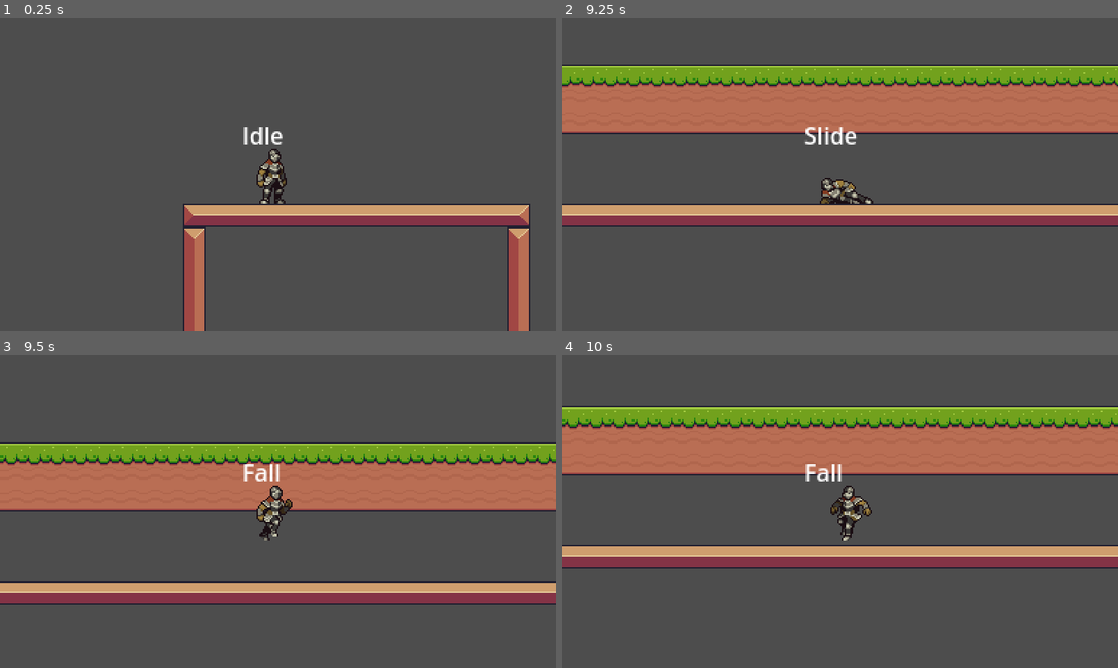
Above: before the commit, frames 1-4 (two rows, left to right).
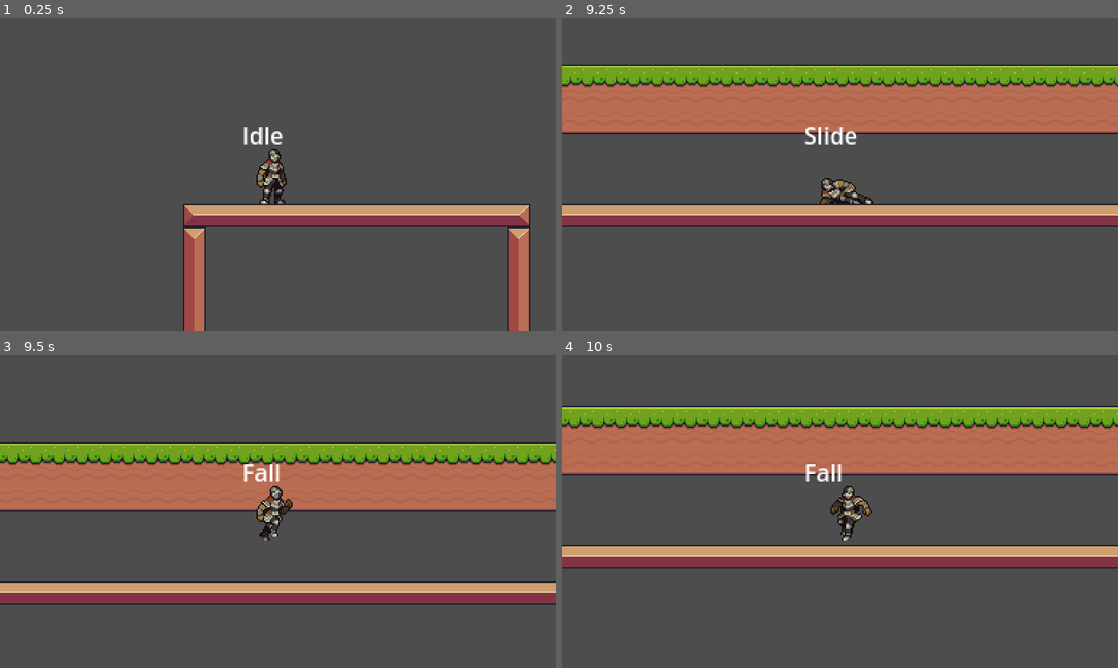
Above: after the commit, the same moments.

Repository: sschellhoff/godot_platformer
Game: Godot game, scene res://Game.tscn
Two runs of this game, one before a commit and one after it. Both use one fixed random seed, a clock stepped at 60 frames per second and the inputs below.
Inputs:
- Up to frame 1 (0.25 s): no input
- Up to frame 2 (9.25 s): tap Enter (dash) at 0.5, 2.1, 4.35, 6.6, 7.25, 8.85 s; hold T (right) 0.53-2.03 s; tap Space (jump) at 0.6, 0.77, 1.07, 1.52, 1.55, 1.82, 2.3, 2.85, 3.02, 3.32, 3.77, 3.8, 4.07, 4.52, 4.55, 4.82, 5.1, 5.75, 6.02, 6.05, 6.32, 6.77, 6.8, 7.07, 7.35, 7.52, 7.82, 8.3, 9.02, 9.05 s; tap Ctrl (attack) every 2.25 s from 1.35 to 8.1 s; hold R (left) 2.03-2.78 s; hold T (right) 2.78-4.28 s; hold R (left) 4.28-5.03 s; hold T (right) 5.03-5.78 s; hold R (left) 5.78-7.28 s; hold T (right) from 7.28 s (still down)
- Up to frame 3 (9.5 s): keep holding T (right); tap Space (jump) at 9.32 s
- Up to frame 4 (10 s): release T (right) at 9.53 s; hold R (left) from 9.53 s (still down); tap Space (jump) at 9.6, 9.77 s

Frames 1-2 are identical in both runs. In frame 3, 1.4% of the frame differs, in the area x 0-100%, y 29-36%; in frame 4, 1.4%, in the area x 0-100%, y 17-24%.

Commit message:
added crouch state after slide to not get stuck

Diff:
--- a/PlayerAnimation.gd
+++ b/PlayerAnimation.gd
@@ -22,7 +22,7 @@
 		$AnimationPlayer.play(current_animation)
 
 	if last_animation != current_animation:
-		emit_signal("height_change", current_animation == "slide")
+		emit_signal("height_change", current_animation == "slide" || current_animation == "crouch")
 		emit_signal("attack_state_change", current_animation == "attack")
 
 
@@ -40,6 +40,8 @@
 			current_animation = "run"
 		"Slide":
 			current_animation = "slide"
+		"Crouch":
+			current_animation = "crouch"
 		"Wall":
 			current_animation = "wall_slide"
 		"Attack":
--- a/PlayerAnimation.tscn
+++ b/PlayerAnimation.tscn
@@ -9,6 +9,7 @@
 [ext_resource type="Texture2D" uid="uid://cd0y6pve8k3al" path="res://assets/FreeKnight_v1/Colour1/Outline/120x80_PNGSheets/_WallSlide.png" id="7_mntpo"]
 [ext_resource type="Texture2D" uid="uid://ddjmx0ntomj2x" path="res://assets/FreeKnight_v1/Colour1/Outline/120x80_PNGSheets/_AttackNoMovement.png" id="8_i5bhm"]
 [ext_resource type="Texture2D" uid="uid://5el5ilexhewx" path="res://assets/FreeKnight_v1/Colour1/Outline/120x80_PNGSheets/_Slide.png" id="9_aigvo"]
+[ext_resource type="Texture2D" uid="uid://deya61k6fjy7g" path="res://assets/FreeKnight_v1/Colour1/Outline/120x80_PNGSheets/_Crouch.png" id="10_xlum2"]
 
 [sub_resource type="Animation" id="Animation_8l5cw"]
 length = 0.001
@@ -492,10 +493,63 @@
 "values": [1]
 }
 
+[sub_resource type="Animation" id="Animation_1qjve"]
+resource_name = "crouch"
+length = 0.3
+tracks/0/type = "value"
+tracks/0/imported = false
+tracks/0/enabled = true
+tracks/0/path = NodePath("Sprite2D:frame")
+tracks/0/interp = 1
+tracks/0/loop_wrap = true
+tracks/0/keys = {
+"times": PackedFloat32Array(0),
+"transitions": PackedFloat32Array(1),
+"update": 1,
+"values": [0]
+}
+tracks/1/type = "value"
+tracks/1/imported = false
+tracks/1/enabled = true
+tracks/1/path = NodePath("Sprite2D:texture")
+tracks/1/interp = 1
+tracks/1/loop_wrap = true
+tracks/1/keys = {
+"times": PackedFloat32Array(0),
+"transitions": PackedFloat32Array(1),
+"update": 1,
+"values": [ExtResource("10_xlum2")]
+}
+tracks/2/type = "value"
+tracks/2/imported = false
+tracks/2/enabled = true
+tracks/2/path = NodePath("Sprite2D:hframes")
+tracks/2/interp = 1
+tracks/2/loop_wrap = true
+tracks/2/keys = {
+"times": PackedFloat32Array(0),
+"transitions": PackedFloat32Array(1),
+"update": 1,
+"values": [1]
+}
+tracks/3/type = "value"
+tracks/3/imported = false
+tracks/3/enabled = true
+tracks/3/path = NodePath("Sprite2D:vframes")
+tracks/3/interp = 1
+tracks/3/loop_wrap = true
+tracks/3/keys = {
+"times": PackedFloat32Array(0),
+"transitions": PackedFloat32Array(1),
+"update": 1,
+"values": [1]
+}
+
 [sub_resource type="AnimationLibrary" id="AnimationLibrary_64g08"]
 _data = {
 "RESET": SubResource("Animation_8l5cw"),
 "attack": SubResource("Animation_xwpmi"),
+"crouch": SubResource("Animation_1qjve"),
 "dash": SubResource("Animation_7rrck"),
 "fall": SubResource("Animation_uegb7"),
 "idle": SubResource("Animation_4lyph"),
--- /dev/null
+++ b/player/Crouch.gd
@@ -0,0 +1,18 @@
+extends PlayerState
+
+
+func enter(data:= {}) -> void:
+	entity.velocity = Vector2.ZERO
+
+
+func physic(delta: float) -> void:
+	if not entity.is_on_floor():
+		request_fall()
+		return
+
+	if want_jump():
+		request_jump()
+	elif can_stand():
+		request_idle()
+	elif want_move_horizontal():
+		request_slide(get_horizontal_input_direction())
--- a/player/Player.tscn
+++ b/player/Player.tscn
@@ -9,6 +9,7 @@
 [ext_resource type="Script" path="res://player/StateName.gd" id="7_1iq7l"]
 [ext_resource type="Script" path="res://player/statemachine/Slide.gd" id="8_8np4d"]
 [ext_resource type="Script" path="res://player/statemachine/Attack.gd" id="8_d2061"]
+[ext_resource type="Script" path="res://player/Crouch.gd" id="9_5vpfc"]
 [ext_resource type="PackedScene" uid="uid://byvoeqv3gdr4y" path="res://PlayerAnimation.tscn" id="9_mi5fs"]
 
 [sub_resource type="RectangleShape2D" id="RectangleShape2D_v6s73"]
@@ -23,16 +24,6 @@
 collision_layer = 2
 
 [node name="Camera2D" type="Camera2D" parent="."]
-
-[node name="WallDetectorTop" type="RayCast2D" parent="."]
-position = Vector2(2.08165e-12, -2)
-rotation = -1.5708
-target_position = Vector2(2.08165e-12, 12)
-
-[node name="WallDetectorBottom" type="RayCast2D" parent="."]
-position = Vector2(2.08165e-12, 8)
-rotation = -1.5708
-target_position = Vector2(2.08165e-12, 12)
 
 [node name="Statemachine" type="Node" parent="."]
 script = ExtResource("2_b1cmp")
@@ -58,6 +49,9 @@
 
 [node name="Attack" type="Node" parent="Statemachine"]
 script = ExtResource("8_d2061")
+
+[node name="Crouch" type="Node" parent="Statemachine"]
+script = ExtResource("9_5vpfc")
 
 [node name="StateName" type="Label" parent="."]
 offset_left = -25.0
@@ -86,6 +80,30 @@
 position = Vector2(28, 1)
 shape = SubResource("RectangleShape2D_sg4bb")
 
+[node name="WallDetector" type="Node2D" parent="."]
+
+[node name="Top" type="RayCast2D" parent="WallDetector"]
+position = Vector2(2.08165e-12, -2)
+rotation = -1.5708
+target_position = Vector2(2.08165e-12, 12)
+
+[node name="Bottom" type="RayCast2D" parent="WallDetector"]
+position = Vector2(2.08165e-12, 8)
+rotation = -1.5708
+target_position = Vector2(2.08165e-12, 12)
+
+[node name="CrouchStandUpDetector" type="Node2D" parent="."]
+
+[node name="Left" type="RayCast2D" parent="CrouchStandUpDetector"]
+position = Vector2(-5, 2.08165e-12)
+rotation = 3.14159
+target_position = Vector2(2.08165e-12, 18)
+
+[node name="Right" type="RayCast2D" parent="CrouchStandUpDetector"]
+position = Vector2(5, 2.08165e-12)
+rotation = 3.14159
+target_position = Vector2(2.08165e-12, 18)
+
 [connection signal="transitioned" from="Statemachine" to="StateName" method="_on_statemachine_transitioned"]
 [connection signal="transitioned" from="Statemachine" to="PlayerAnimation" method="_on_statemachine_transitioned"]
 [connection signal="attack_state_change" from="PlayerAnimation" to="Statemachine" method="_on_player_animation_attack_state_change"]
--- a/player/statemachine/PlayerState.gd
+++ b/player/statemachine/PlayerState.gd
@@ -34,6 +34,9 @@
 func request_slide(direction: float) -> void:
 	request_transition("Slide", {direction = sign(direction)})
 
+
+func request_crouch() -> void:
+	request_transition("Crouch")
 
 
 func request_wall() -> void:
@@ -109,7 +112,14 @@
 
 
 func facing_direction() -> int:
-	return sign($"../../WallDetectorTop".scale.y)
+	return sign($"../../WallDetector/Top".scale.y)
+
+
+func can_stand() -> bool:
+	var left_detector := $"../../CrouchStandUpDetector/Left" as RayCast2D
+	var right_detector := $"../../CrouchStandUpDetector/Right" as RayCast2D
+	return !left_detector.is_colliding() && !right_detector.is_colliding()
+
 
 # ===== Movement =====
 
--- a/player/statemachine/Slide.gd
+++ b/player/statemachine/Slide.gd
@@ -44,7 +44,7 @@
 
 func stop_slide():
 	if entity.is_on_floor():
-		request_idle()
+		request_crouch()
 	else:
 		request_fall(true)
 
--- a/player/statemachine/Statemachine.gd
+++ b/player/statemachine/Statemachine.gd
@@ -23,12 +23,12 @@
 	# TODO move this code
 	state.physic(delta)
 	if owner.velocity.x > 0:
-		$"../WallDetectorTop".scale.y = 1
-		$"../WallDetectorBottom".scale.y = 1
+		$"../WallDetector/Top".scale.y = 1
+		$"../WallDetector/Bottom".scale.y = 1
 		$"../AttackShape/AttackCollider".position.x = 28
 	elif owner.velocity.x < 0:
-		$"../WallDetectorTop".scale.y = -1
-		$"../WallDetectorBottom".scale.y = -1
+		$"../WallDetector/Top".scale.y = -1
+		$"../WallDetector/Bottom".scale.y = -1
 		$"../AttackShape/AttackCollider".position.x = -28
 
 
--- a/player/statemachine/fall.gd
+++ b/player/statemachine/fall.gd
@@ -140,6 +140,6 @@
 
 
 func on_wall() -> bool:
-	var top_detector := $"../../WallDetectorTop" as RayCast2D
-	var bottom_detector := $"../../WallDetectorBottom" as RayCast2D
+	var top_detector := $"../../WallDetector/Top" as RayCast2D
+	var bottom_detector := $"../../WallDetector/Bottom" as RayCast2D
 	return top_detector.is_colliding() && bottom_detector.is_colliding()
Not shown: 1 places in PlayerAnimation.tscn that only renumber resources
Not shown: 1 places in player/Player.tscn that only renumber resources
